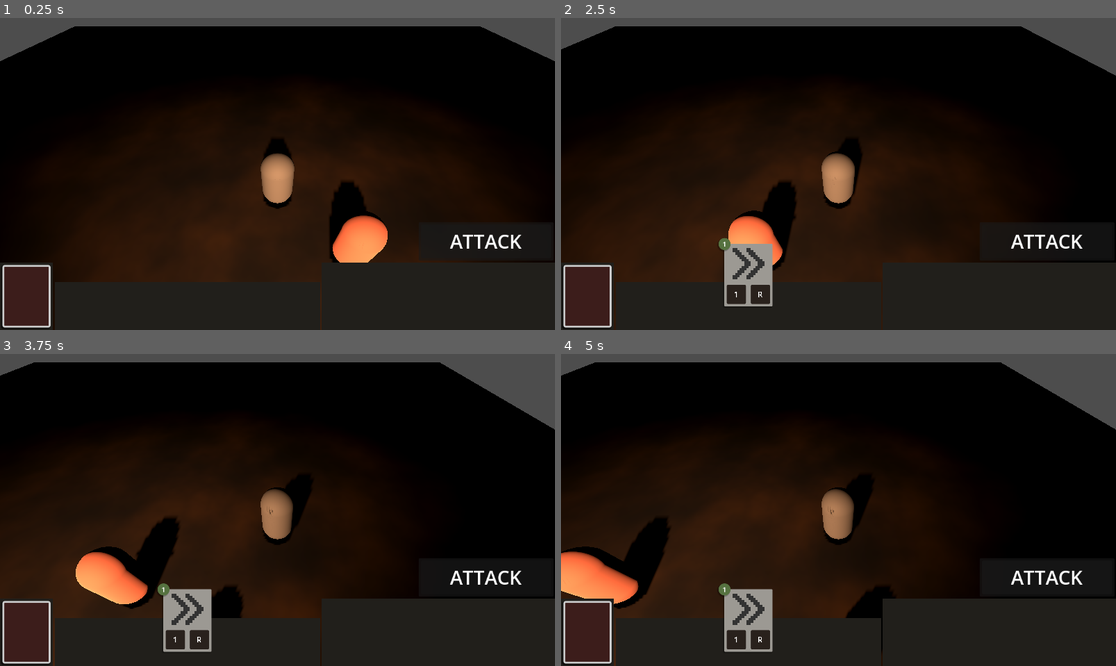
Above: before the commit, frames 1-4 (two rows, left to right).
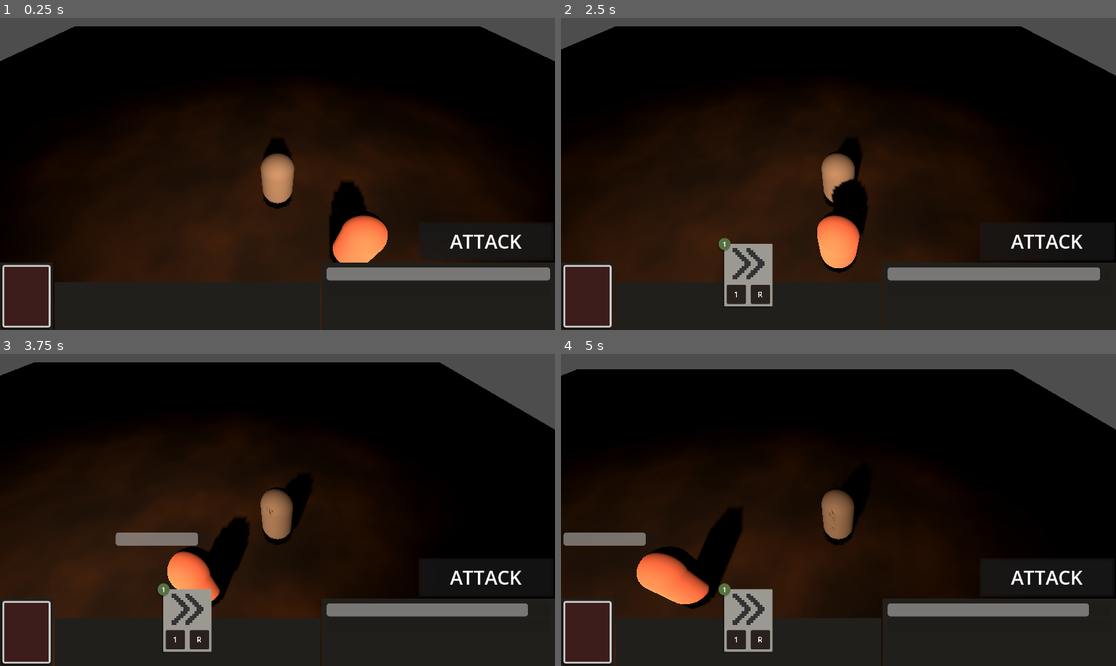
Above: after the commit, the same moments.

Repository: horsewaffle/game-off-2026
Game: Godot game, scene res://scenes/game_space.tscn
Two runs of this game, one before a commit and one after it. Both use one fixed random seed, a clock stepped at 60 frames per second and the inputs below.
Inputs (mouse positions are in pixels of both pictures, inside the frame that each line leads up to):
- Up to frame 1 (0.25 s): no input
- Up to frame 2 (2.5 s): click (588, 295) at 0.5 s; click "ATTACK" at 1.25 s; tap Enter at 2 s; move the mouse to (749, 292) at 2.02 s; hold D (MOVE_RIGHT) from 2.03 s (still down); click (749, 292) at 2.17 s
- Up to frame 3 (3.75 s): move the mouse to (166, 525) at 2.77 s; release D (MOVE_RIGHT) at 2.78 s; hold S (MOVE_DOWN) 2.78-3.53 s; tap Space at 3.5 s; move the mouse to (333, 441) at 3.52 s; hold D (MOVE_RIGHT) from 3.53 s (still down)
- Up to frame 4 (5 s): move the mouse to (810, 572) at 4.27 s; release D (MOVE_RIGHT) at 4.28 s; hold W (MOVE_UP) from 4.28 s (still down); click (810, 572) at 4.42 s

The runs differ from the first frame. In frame 1, 1.7% of the frame differs, in the area x 58-100%, y 79-85%; in frame 2, 5.1%; in frame 3, 7.2%; in frame 4, 10%, in the area x 0-96%, y 2-85%.

Commit message:
Add Enemy attack, UI health bar now updates with health

Diff:
--- a/scenes/entities/player_character.tscn
+++ b/scenes/entities/player_character.tscn
@@ -4,8 +4,9 @@
 
 [sub_resource type="CapsuleMesh" id="CapsuleMesh_hrkyq"]
 
-[node name="PlayerCharacter" type="Node3D" unique_id=609583536]
+[node name="PlayerCharacter" type="Node3D" unique_id=623408679]
 script = ExtResource("1_bhjyr")
+metadata/_custom_type_script = "uid://cbmes3pgcbs1c"
 
 [node name="MeshInstance3D" type="MeshInstance3D" parent="." unique_id=166177047]
 transform = Transform3D(0.5, 0, 0, 0, 0.5, 0, 0, 0, 0.5, 0, 0.5, 0)
--- a/scenes/ui/world_ui.tscn
+++ b/scenes/ui/world_ui.tscn
@@ -125,6 +125,34 @@
 size_flags_horizontal = 3
 size_flags_vertical = 8
 
+[node name="StatsVBox" type="VBoxContainer" parent="PlayerUIBottom/PlayerStatsContainer" unique_id=2088510886]
+custom_minimum_size = Vector2(464, 120)
+custom_maximum_size = Vector2(464, 120)
+layout_mode = 1
+anchors_preset = 8
+anchor_left = 0.5
+anchor_top = 0.5
+anchor_right = 0.5
+anchor_bottom = 0.5
+offset_left = -2.0
+offset_top = -29.0
+offset_right = 2.0
+offset_bottom = 29.0
+grow_horizontal = 2
+grow_vertical = 2
+
+[node name="HealthBar" type="ProgressBar" parent="PlayerUIBottom/PlayerStatsContainer/StatsVBox" unique_id=1833923246]
+custom_minimum_size = Vector2(464, 27)
+custom_maximum_size = Vector2(464, -1)
+layout_mode = 2
+show_percentage = false
+
+[node name="XPBar" type="ProgressBar" parent="PlayerUIBottom/PlayerStatsContainer/StatsVBox" unique_id=953420722]
+custom_minimum_size = Vector2(464, 27)
+custom_maximum_size = Vector2(464, -1)
+layout_mode = 2
+show_percentage = false
+
 [node name="AttackButtonPanel" type="Panel" parent="." unique_id=1065275575]
 layout_mode = 1
 anchors_preset = 3
--- a/scripts/enemies/enemy.gd
+++ b/scripts/enemies/enemy.gd
@@ -20,9 +20,13 @@
 
 func take_turn():
 
-	var offset = [Vector2i(1,0), Vector2i(0,1), Vector2i(-1,0), Vector2i(0,-1)].pick_random()
-	# the below is stationary mode. uncomment the below and comment the above if you want to disable enemy movement
-	#var offset = [Vector2i(0,0), Vector2i(0,0), Vector2i(0,0), Vector2i(0,0)].pick_random()
-	@warning_ignore("narrowing_conversion")
-	var target_pos = Vector2i(position.x, position.z) + offset
-	turn_requested.emit(self, target_pos, "move")
+	if adjacent_fightables.size() > 0:
+		var target = adjacent_fightables.pick_random()
+		target.fightable.receive_damage(self.fightable.attack)
+	else:
+		var offset = [Vector2i(1,0), Vector2i(0,1), Vector2i(-1,0), Vector2i(0,-1)].pick_random()
+		# the below is stationary mode. uncomment the below and comment the above if you want to disable enemy movement
+		#var offset = [Vector2i(0,0), Vector2i(0,0), Vector2i(0,0), Vector2i(0,0)].pick_random()
+		@warning_ignore("narrowing_conversion")
+		var target_pos = Vector2i(position.x, position.z) + offset
+		turn_requested.emit(self, target_pos, "move")
--- a/scripts/entities/entity.gd
+++ b/scripts/entities/entity.gd
@@ -13,8 +13,8 @@
 # Only really useful for the player, but...
 var can_take_action = false
 
-# Set by Orchestrator if Entity starts a turn next to a Fightable Entity, useful for combat logic
-var is_adjacent_to_fightable = false
+# Set by Orchestrator every turn with list of valid attack targets
+var adjacent_fightables: Array[Entity] = []
 
 var on_interact: Callable = Callable()
 var fightable: Fightable = null
--- a/scripts/orchestrator.gd
+++ b/scripts/orchestrator.gd
@@ -102,10 +102,9 @@
 	spawn_ui()
 	print_debug("[Orchestrator] UI spawned.")
 
-	print_debug("[Orchestrator] Spawning two test enemies...")
+	print_debug("[Orchestrator] Spawning one test Enemy...")
 	instantiate_enemy(Vector2i(1, 1))
-	instantiate_enemy(Vector2i(1, 3))
-	print_debug("[Orchestrator] Two enemies spawned.")
+	print_debug("[Orchestrator] One enemy spawned.")
 	floor_readied.emit()
 
 	player.take_turn()
@@ -114,10 +113,12 @@
 
 	# Let all non-player entities take their turn...
 	for entity: Entity in get_tree().get_nodes_in_group("turn_listener"):
+		entity.adjacent_fightables = get_adjacent_fightables(entity)
 		await entity.take_turn()
 		await get_tree().create_timer(0.3).timeout
 
 	# After entities are done taking their turn, pass turn back to player.
+	player.adjacent_fightables = get_adjacent_fightables(player)
 	player.take_turn()
 
 func _on_ui_attack_prepared(target_pos: Vector2i):
@@ -139,8 +140,6 @@
 			else:
 				entity.handle_turn_response(result, pos, result.occupant)
 				entity.end_turn()
-
-	entity.is_adjacent_to_fightable = is_adjacent_to_fightable(entity)
 
 
 func process_move(entity: Entity, target: Vector2i) -> MoveResult:
@@ -165,12 +164,15 @@
 		and grid_position.y <= 10
 	)
 
-func is_adjacent_to_fightable(entity: Entity):
+func get_adjacent_fightables(entity: Entity) -> Array[Entity]:
+	var adj_fightables_list: Array[Entity] = []
 	var entity_pos = live_entities[entity]
 	for offset in [Vector2i(1,0), Vector2i(0,1), Vector2i(-1,0), Vector2i(0,-1)]:
 		var query_pos = entity_pos + offset
 		if query_pos in live_entities.values():
 			var query_entity = live_entities.find_key(query_pos)
-			if (query_entity.fightable != null):
-				return true
-	return false
+			if (entity is PlayerController and query_entity.fightable != null):
+				adj_fightables_list.append(query_entity)
+			elif query_entity is PlayerController:
+				adj_fightables_list.append(query_entity)
+	return adj_fightables_list
--- a/scripts/player/player_controller.gd
+++ b/scripts/player/player_controller.gd
@@ -68,7 +68,8 @@
 		print("I dealt ", self.fightable.attack, " to ", entity)
 
 func take_turn():
-	if (is_adjacent_to_fightable):
+	print("take turn")
+	if (adjacent_fightables.size() > 0):
 		print("Adjacent to fightable, trigger combat UI")
 	can_take_action = true
 
--- a/scripts/ui/world_ui.gd
+++ b/scripts/ui/world_ui.gd
@@ -2,6 +2,12 @@
 
 var player: PlayerController
 var attack_button
+
+@onready
+var health_bar: ProgressBar = $"PlayerUIBottom/PlayerStatsContainer/StatsVBox/HealthBar"
+
+@onready
+var xp_bar: ProgressBar = $"PlayerUIBottom/PlayerStatsContainer/StatsVBox/XPBar"
 
 # TODO: Better way to propagate this than just passing it up?
 signal ui_attack_prepared(target_pos: Vector2i)
@@ -9,6 +15,12 @@
 func init_stats(player_ref: PlayerController):
 	player = player_ref
 	player.enemy_turn_triggered.connect(_on_enemy_turn_triggered)
+
+	health_bar.max_value = player.fightable.max_health
+	health_bar.value = player.fightable.health
+	xp_bar.value = player.fightable.xp
+
+	player.fightable.health_updated.connect(_on_health_update)
 
 # Called when the node enters the scene tree for the first time.
 func _ready() -> void:
@@ -30,3 +42,7 @@
 
 func _on_enemy_turn_triggered():
 	attack_button.on_player_turn_taken()
+
+func _on_health_update(new_health: int):
+	health_bar.max_value = player.fightable.max_health
+	health_bar.value = new_health
